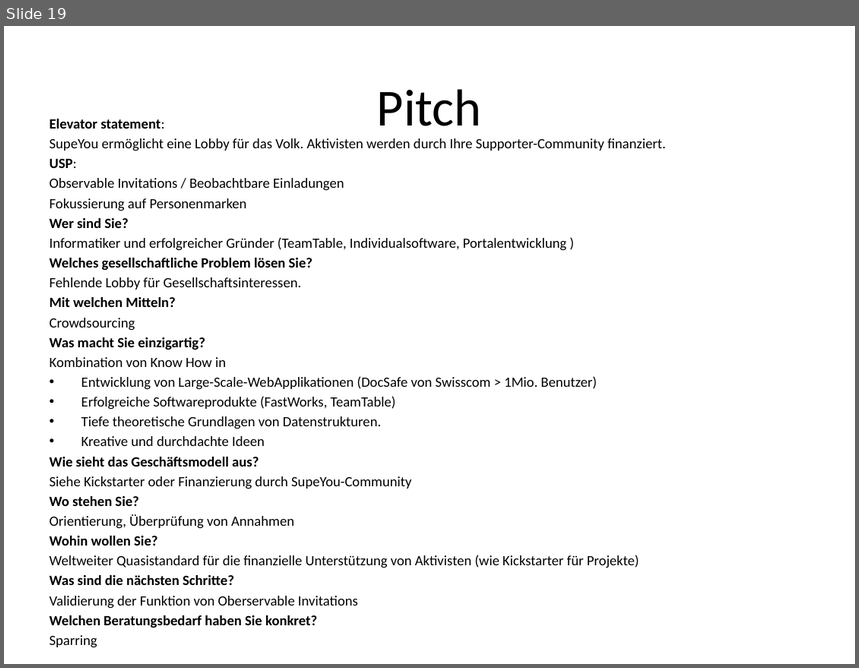
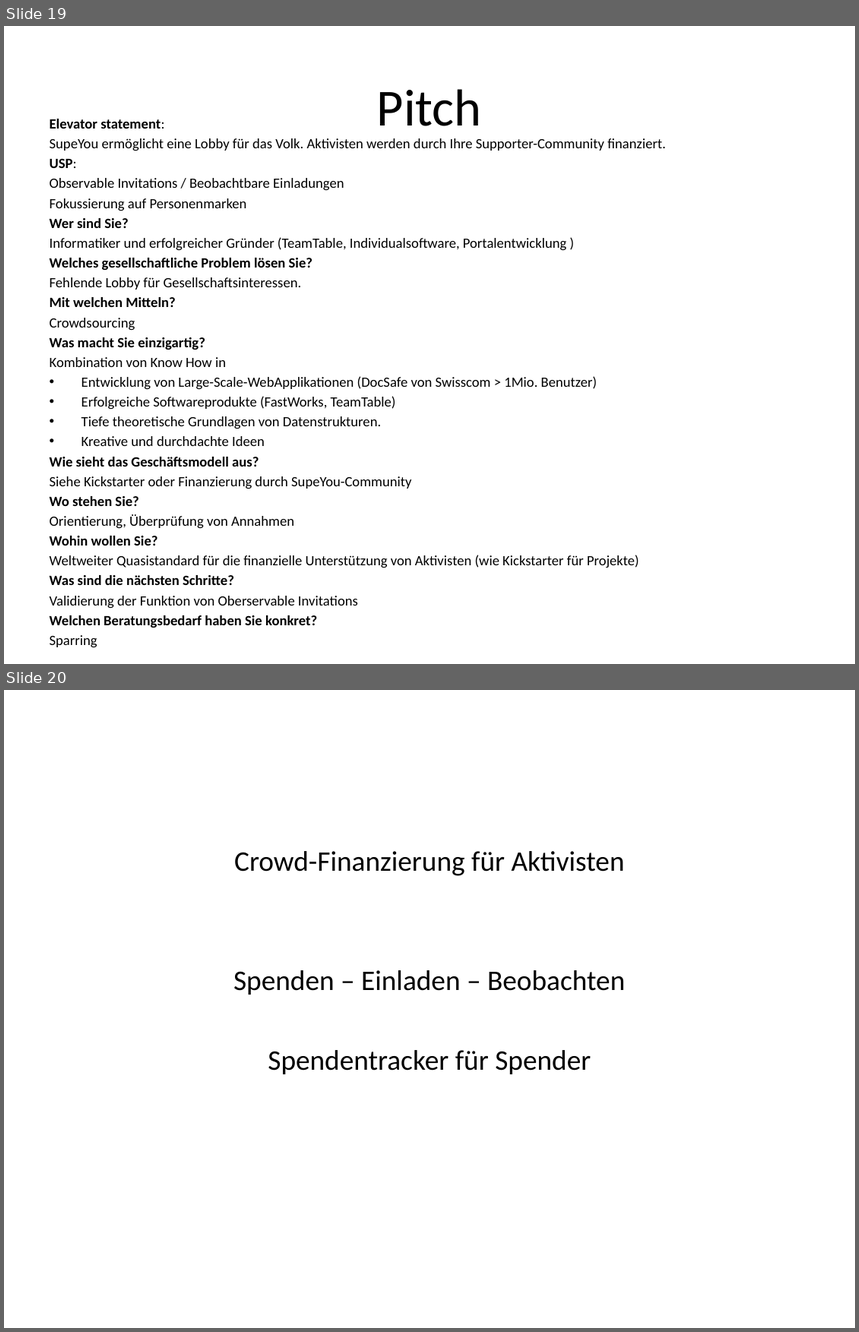
Before and after one commit to MoritzTheile/com.supeyou, a slide deck: com.supeyou.project/doc/SupeYou.pptx. Shown one above the other, each under a label of ours: slide 19 before the commit, slides 19 and 20 after it. The pictures are 859x668 and 859x1332 pixels, drawn with LibreOffice and Linux fonts; fonts in the diff are those of the drawing. Boxes give left, top, right and bottom in pixels: in the first picture for what was removed or moved away, otherwise in the second. Text is boxed around its words. In the diff, an @@ line names an element or a change of style, - is before the commit and + after.

```diff
--- a/com.supeyou.project/doc/SupeYou.pptx
+++ b/com.supeyou.project/doc/SupeYou.pptx
@@ slide 20 added at (x1=4, y1=690, x2=855, y2=1328), background #FFFFFF @@
@@ text added at (x1=234, y1=851, x2=625, y2=1075), 24 pt, text #000000 @@
+Crowd-Finanzierung für Aktivisten
+Spenden – Einladen – Beobachten
+Spendentracker für Spender
```
Also in this commit, not shown: 3 slides changed, 4 other slides added, 9 other files.
